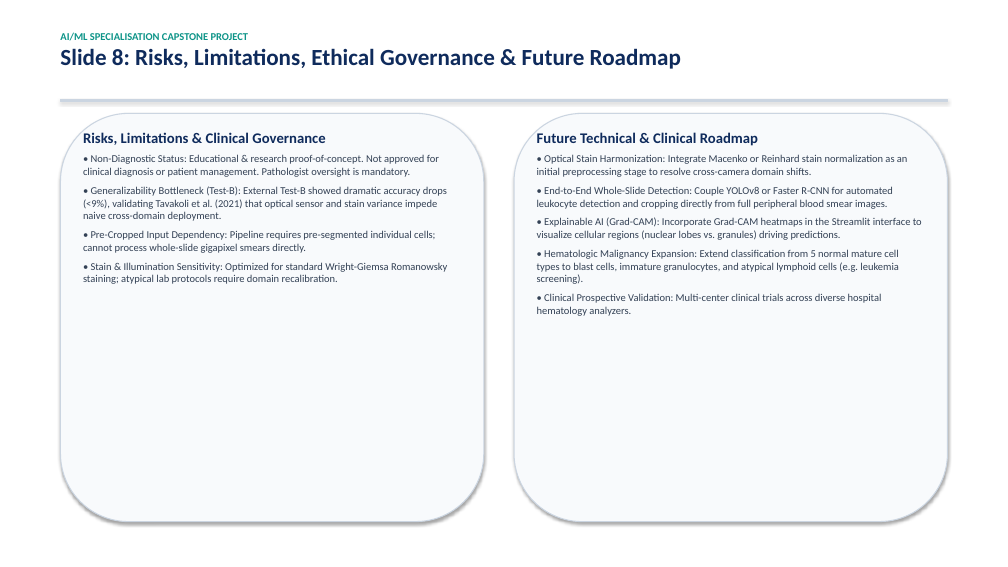
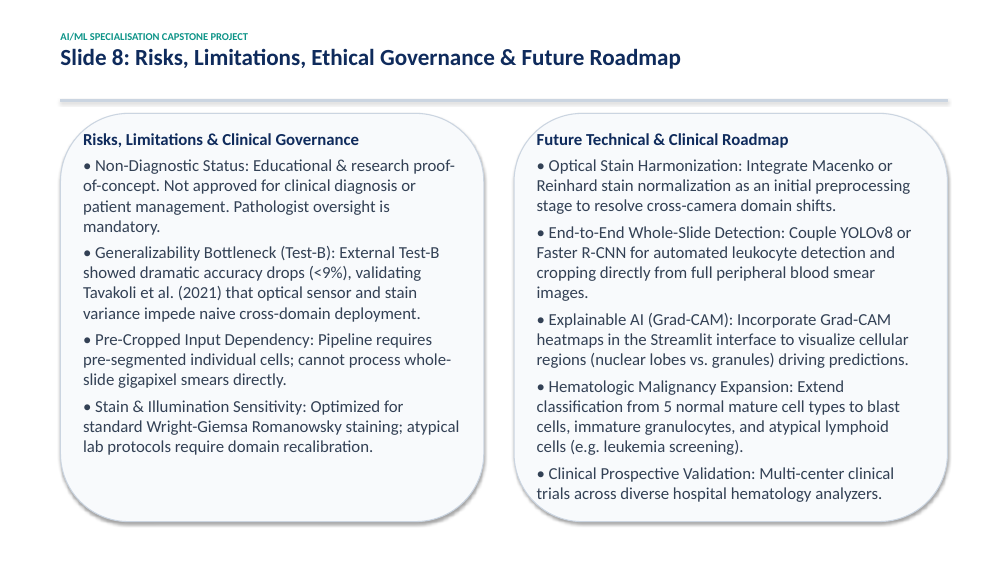
Before and after one commit to drsiginmdpatho-svg/White-Blood-Cell-Classification, a slide deck: slide 8 of reports/WBC_Classification_Academic_Presentation.pptx. Drawn at 1008x567 pixels with LibreOffice and Linux fonts; fonts in the diff are those of the drawing. Boxes give left, top, right and bottom in pixels: in the first picture for what was removed or moved away, otherwise in the second. Text is boxed around its words. In the diff, an @@ line names an element or a change of style, - is before the commit and + after.

```diff
--- a/reports/WBC_Classification_Academic_Presentation.pptx
+++ b/reports/WBC_Classification_Academic_Presentation.pptx
@@ text "Risks, Limitations & Clinical Governance" at [83, 133, 459, 455]: size 14 to 16 pt in "Risks, Limitations & Clinical Governance"; size 10 to 16 pt @@
@@ text "Future Technical & Clinical Roadmap" at [537, 133, 912, 502]: size 14 to 16 pt in "Future Technical & Clinical Roadmap"; size 10 to 16 pt @@
```
Also in this commit, not shown: 7 other slides changed, 3 other files.
